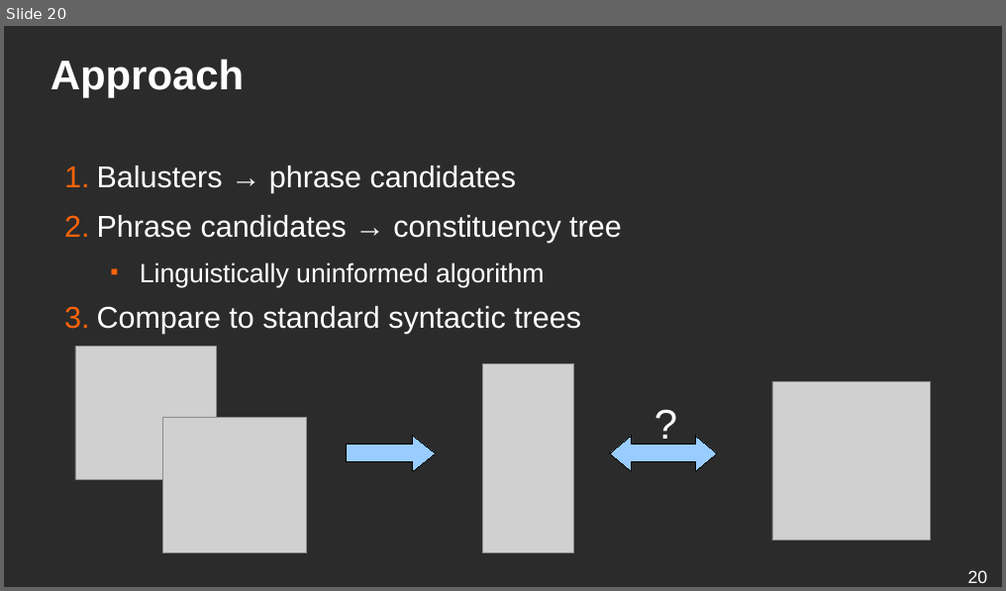
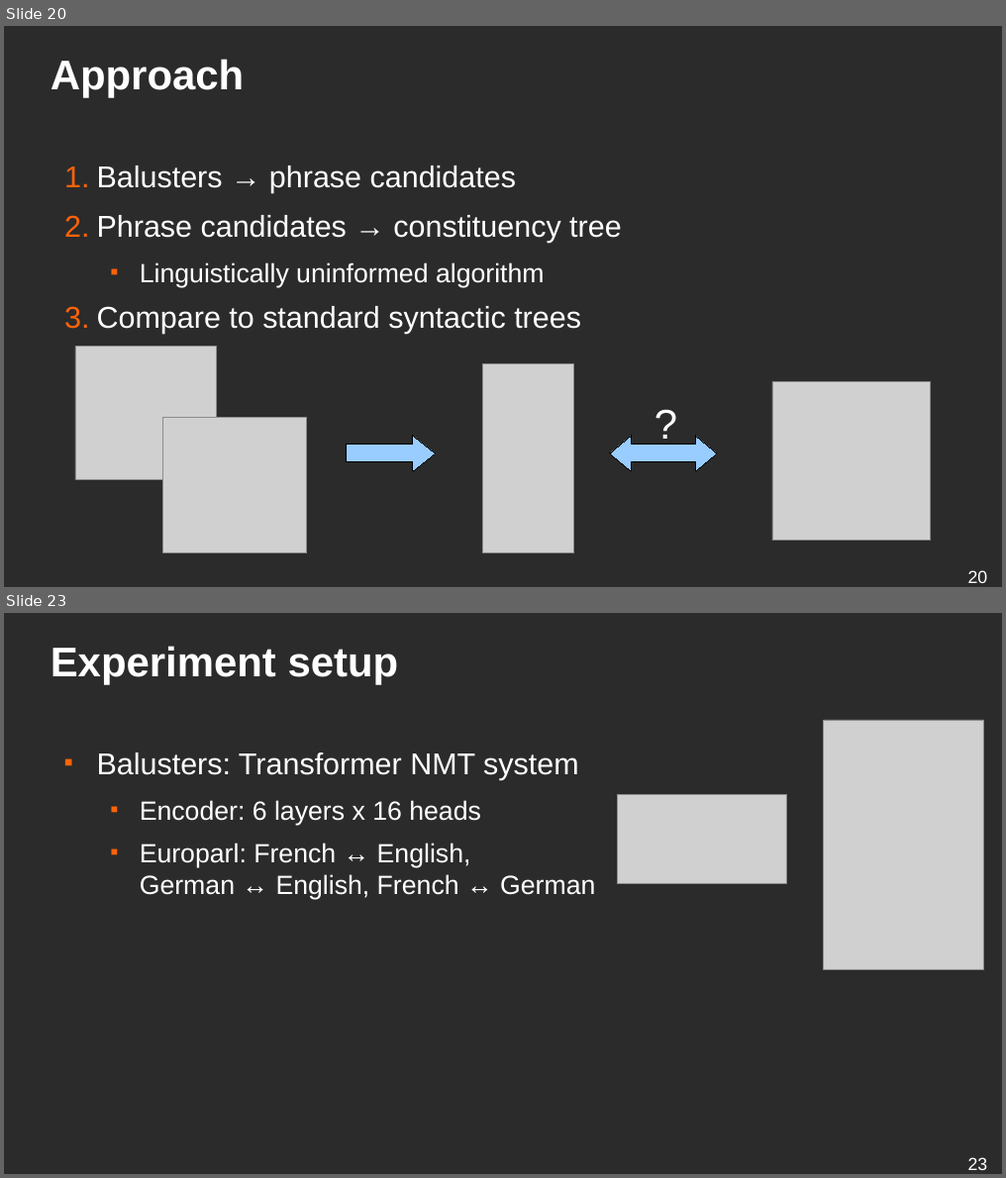
Before and after one commit to ufal/lsd, a slide deck: conferences/2019-blackbox-balustrades/presentation.odp. Shown one above the other, each under a label of ours: slide 20 before the commit, slides 20 and 23 after it; the slides between them are not shown. The pictures are 1006x591 and 1006x1178 pixels, drawn with LibreOffice and Linux fonts; fonts in the diff are those of the drawing; grey boxes stand for pictures; background and template pictures are left out; a plain dark background stands for a picture behind light text. Boxes give left, top, right and bottom in pixels: in the first picture for what was removed or moved away, otherwise in the second. Text is boxed around its words. In the diff, an @@ line names an element or a change of style, - is before the commit and + after.

```diff
--- a/conferences/2019-blackbox-balustrades/presentation.odp
+++ b/conferences/2019-blackbox-balustrades/presentation.odp
@@ slide 23 added at (4, 613, 1002, 1174), background picture (left out) @@
@@ title added at (51, 646, 399, 684), 33 pt, text #FFFFFF, bold @@
+Experiment setup
@@ picture added at (825, 720, 985, 969) @@
@@ text added at (97, 753, 595, 899), 21 pt, text #FFFFFF @@
+■ Balusters: Transformer NMT system
+  ■ Encoder: 6 layers x 16 heads
+  ■ Europarl: French ↔ English,
+    German ↔ English, French ↔ German
@@ picture added at (617, 795, 787, 883) @@
@@ page number added at (968, 1157, 988, 1170), 14 pt, text #FFFFFF @@
+23
```
Also in this commit, not shown: 3 slides changed, 13 other slides added, 11 slides removed, 1 other file.
